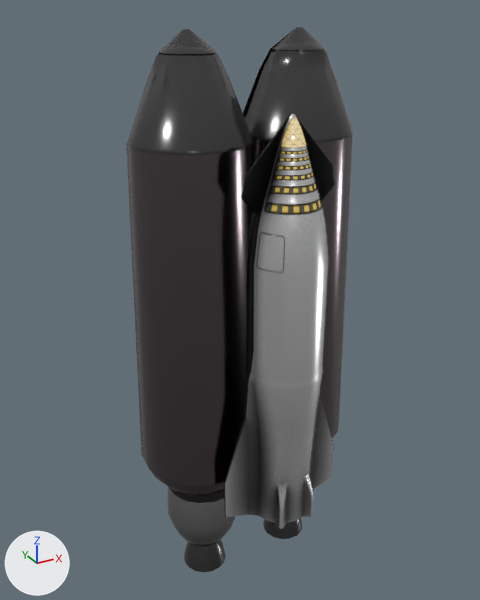
The glTF model assets/models/allegro/allegro.gltf, before and after one commit.
Both versions are drawn from a 50 mm camera at (-3205.0, -4799.0, 2937.0) aimed at (-84.0, 876.0, 99.0). Every picture has the same lights, and +X, +Y and +Z are marked at lower left. Where no turn or scale is listed for an object, it has been applied to the vertices.

Names of what the first picture shows: 'Cabin_WindowInset.001_Starship_0', 'Cabin_Windows.001_Starship_0', 'Cargo Doors.001_Starship_0', 'Primary_Hull.001_Starship_0', 'Vacuum_Raptors_LP.001_Starship_0.001', 'Vacuum_Raptors_LP.001_Starship_0.002', 'Vacuum_Raptors_LP.001_Starship_0.003'.
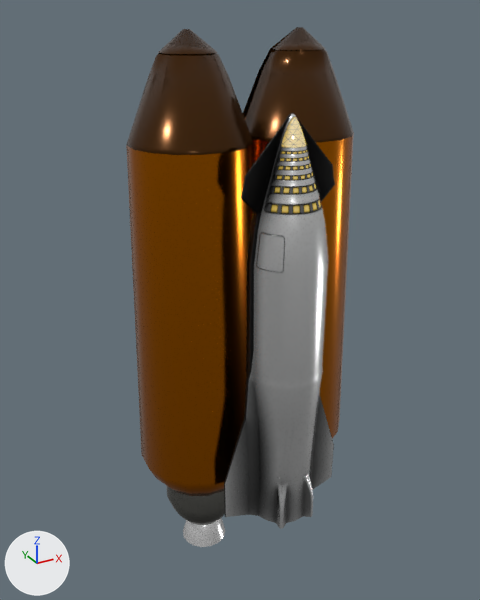
Location of each change, [x1, y1, x2, y2] in pixels of the pictures (480 x 600 px):
'Vacuum_Raptors_LP.001_Starship_0.001', recoloured: [126, 27, 354, 496] in both
'Vacuum_Raptors_LP.001_Starship_0.002', moved, rescaled: before [167, 487, 314, 547]; after [166, 485, 225, 525]
'Vacuum_Raptors_LP.001_Starship_0.003', recoloured, moved, rescaled: before [184, 518, 302, 572]; after [183, 518, 225, 547]

The edits, one by one:
Material 'Material.002' (mat_material_002) changes colour from grey #72696e to orange #ca7200; in linear values from (0.168, 0.141, 0.155) to (0.593, 0.168, 0.0).
Material 'Material.004' (mat_material_004) changes colour from dark grey #474747 to brown #472700; in linear values from (0.0637, 0.0637, 0.0637) to (0.0637, 0.0206, 0.0).
Material 'Material.001' (mat_material_001) changes colour from dark grey #4c4c4c to white #ffffff; in linear values from (0.0732, 0.0732, 0.0732) to (1.0, 1.0, 1.0).
Object 'Vacuum_Raptors_LP.001_Starship_0.002' (ob_vacuum_raptors_lp_001_starship_0_002) moves from (0.0, -439.0, -4208.0) to (0.0, -439.0, -3648.0).
Object 'Vacuum_Raptors_LP.001_Starship_0.002' (ob_vacuum_raptors_lp_001_starship_0_002) is rescaled from (142.0, 131.0, 142.0) to (142.0, 108.0, 142.0).
Object 'Vacuum_Raptors_LP.001_Starship_0.003' (ob_vacuum_raptors_lp_001_starship_0_003) moves from (0.0, -439.0, -4208.0) to (0.0, -439.0, -3648.0).
Object 'Vacuum_Raptors_LP.001_Starship_0.003' (ob_vacuum_raptors_lp_001_starship_0_003) is rescaled from (142.0, 131.0, 142.0) to (142.0, 108.0, 142.0).
